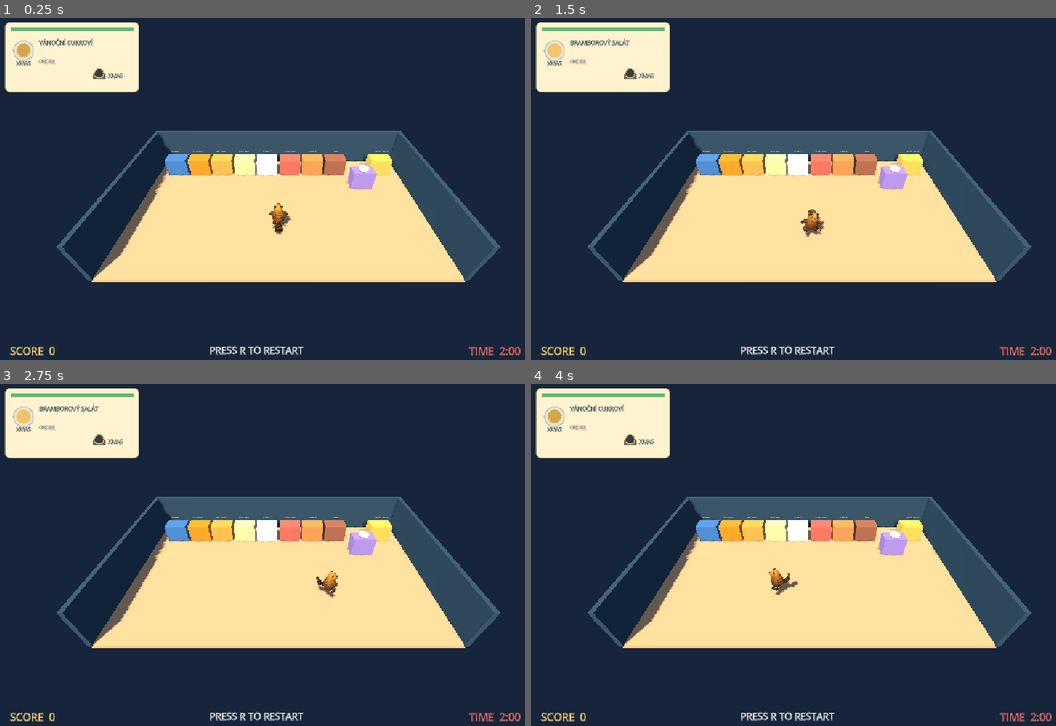
Above: before the commit, frames 1-4 (two rows, left to right).
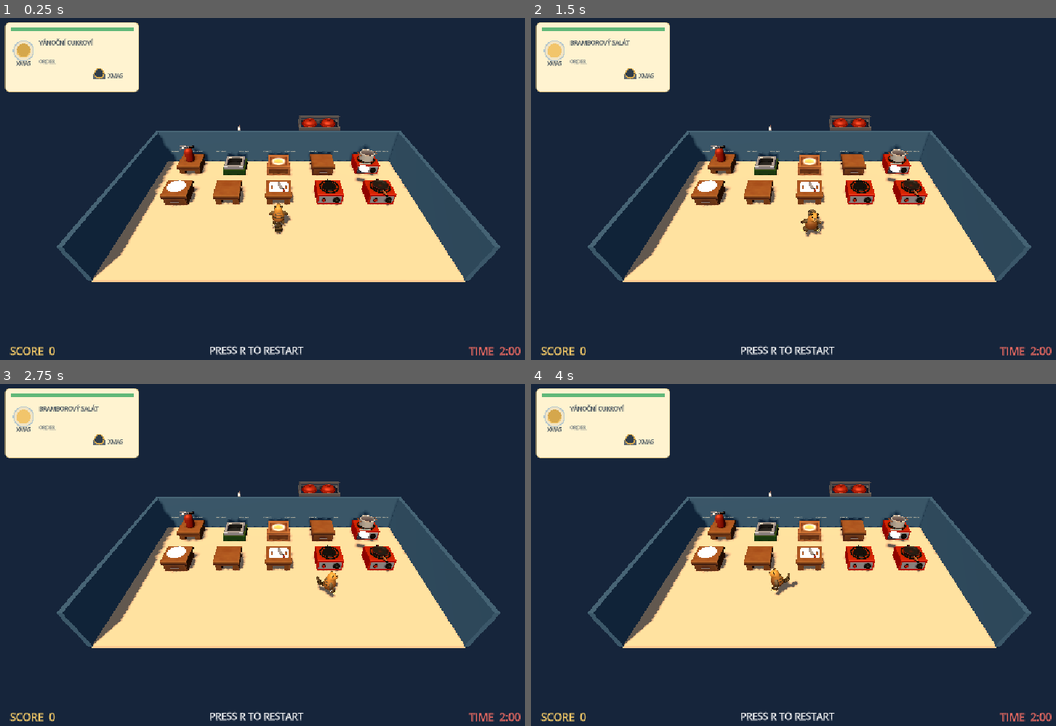
Above: after the commit, the same moments.

Repository: she1nxd/The-Game
Game: Godot game, scene res://main.tscn
Same seed, same stepped clock (60 frames per second), same inputs: the game is played once before the commit and once after it.
Inputs:
- Up to frame 1 (0.25 s): no input
- Up to frame 2 (1.5 s): tap R at 0.5, 1.25, 1.35 s; hold D (move_right) 0.53-1.28 s; tap E (interact) at 0.6 s; hold S (move_down) from 1.28 s (still down)
- Up to frame 3 (2.75 s): tap R at 2 s; release S (move_down) at 2.03 s; hold D (move_right) from 2.03 s (still down); tap E (interact) at 2.1 s
- Up to frame 4 (4 s): tap R at 2.75, 2.85, 3.5 s; release D (move_right) at 2.78 s; hold W (move_up) 2.78-3.53 s; hold A (move_left) from 3.53 s (still down); tap E (interact) at 3.6 s

The runs differ from the first frame. In frame 1, 5.1% of the frame differs, in the area x 30-76%, y 28-56%; in frame 2, 5.1%; in frame 3, 5.1%; in frame 4, 5.1%.

Commit message:
Update main.gd

Diff:
--- a/main.gd
+++ b/main.gd
@@ -204,6 +204,7 @@
 	_add_box("BackWall", Vector3(22, 3.2, 0.3), Vector3(0, 1.45, -6.35), Color("#294052"))
 	_add_box("LeftWall", Vector3(0.3, 3.2, 13), Vector3(-11, 1.45, 0), Color("#294052"))
 	_add_box("RightWall", Vector3(0.3, 3.2, 13), Vector3(11, 1.45, 0), Color("#294052"))
+	_add_kitchen_tools()
 
 	# Stanice rozmístěné podle počtu
 	var positions := {
@@ -313,7 +314,7 @@
 	camera.current = true
 	add_child(camera)
 
-func _add_box(node_name: String, size: Vector3, position: Vector3, color: Color) -> StaticBody3D:
+func _add_box(node_name: String, size: Vector3, position: Vector3, color: Color, show_mesh: bool = true) -> StaticBody3D:
 	var body := StaticBody3D.new()
 	body.name = node_name
 	body.position = position
@@ -322,6 +323,7 @@
 	box.size = size
 	mesh.mesh = box
 	mesh.material_override = _material(color)
+	mesh.visible = show_mesh
 	body.add_child(mesh)
 	var collision := CollisionShape3D.new()
 	var shape := BoxShape3D.new()
@@ -331,8 +333,35 @@
 	add_child(body)
 	return body
 
+func _add_kitchen_tools() -> void:
+	var kitchen_scene := load("res://assets/kitchen_tools/scene.gltf") as PackedScene
+	if not kitchen_scene:
+		push_error("Could not load the kitchen tools model.")
+		return
+	var kitchen := kitchen_scene.instantiate() as Node3D
+	if not kitchen:
+		push_error("The kitchen tools scene has no Node3D root.")
+		return
+	kitchen.name = "KitchenTools"
+	kitchen.position = Vector3(0, 0, -4.4)
+	_hide_kitchen_floor(kitchen)
+	add_child(kitchen)
+
+func _hide_kitchen_floor(node: Node) -> void:
+	if node is MeshInstance3D:
+		var mesh_instance := node as MeshInstance3D
+		var is_floor := mesh_instance.name.begins_with("Object_2")
+		for surface in range(mesh_instance.mesh.get_surface_count()):
+			var material := mesh_instance.get_active_material(surface)
+			if material and material.resource_name.to_lower().contains("floor"):
+				is_floor = true
+		if is_floor:
+			mesh_instance.visible = false
+	for child in node.get_children():
+		_hide_kitchen_floor(child)
+
 func _create_station(station_id: String, position: Vector3) -> StaticBody3D:
-	var station := _add_box(STATION_NAMES[station_id], Vector3(1.8, 1.5, 1.2), position, _station_color(station_id))
+	var station := _add_box(STATION_NAMES[station_id], Vector3(1.8, 1.5, 1.2), position, _station_color(station_id), false)
 	var sign := Label3D.new()
 	sign.text = STATION_NAMES[station_id]
 	sign.position = Vector3(0, 1.35, 0)
